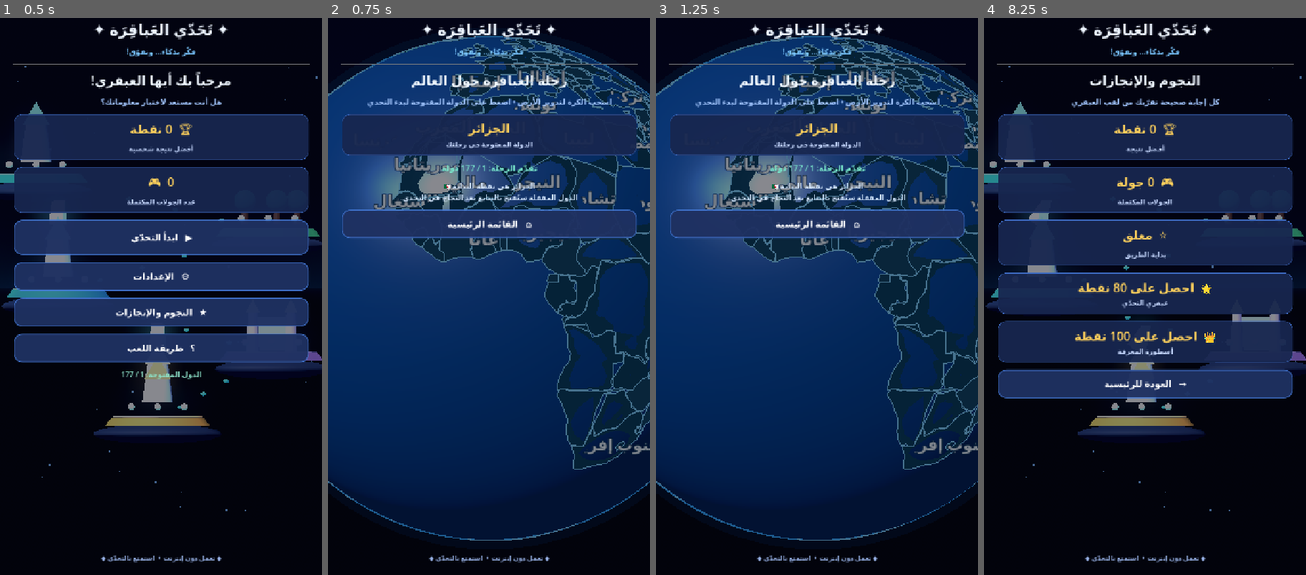
Above: before the commit, frames 1-4 (left to right).
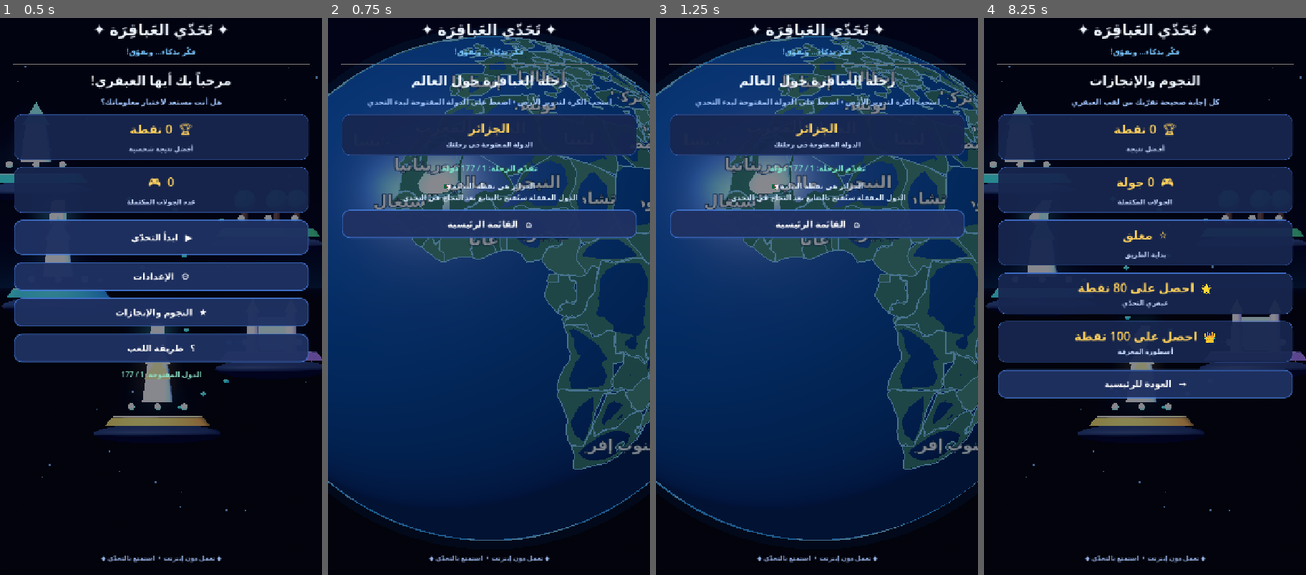
Above: after the commit, the same moments.

Repository: mahdialloui01-art/challenge-
Game: Godot game, scene res://scenes/main.tscn
Two runs of this game, one before a commit and one after it. Both use one fixed random seed, a clock stepped at 60 frames per second and the inputs below.
Inputs:
- Up to frame 1 (0.5 s): no input
- Up to frame 2 (0.75 s): click "▶ ابدأ التحدّي" at 0.5 s
- Up to frame 3 (1.25 s): no input
- Up to frame 4 (8.25 s): click "⌂ القائمة الرئيسية" at 1.25 s; click "⚙ الإعدادات" at 2 s; click "الموسيقى الحماسية: مفعّلة" at 2.75 s; click "الموسيقى الحماسية: متوقفة" at 3.5 s; click "اهتزاز عند الإجابة: متوقف" at 4.25 s; click "اهتزاز عند الإجابة: مفعّل" at 5 s; click "إظهار شرح الإجابات: مفعّل" at 5.75 s; click "إظهار شرح الإجابات: متوقف" at 6.5 s; click "→ العودة للرئيسية" at 7.25 s; click "★ النجوم والإنجازات" at 8 s

Frame 1 is identical in both runs. In frame 2, 11% of the frame differs, in the area x 0-100%, y 3-81%; in frame 3, 11%; in frame 4, less than 0.1%.

Commit message:
Improve globe land visibility and avoid selecting through the map header

Diff:
--- a/scripts/world_globe.gd
+++ b/scripts/world_globe.gd
@@ -154,6 +154,7 @@
     var land_mesh := ImmediateMesh.new()
     var land_material := StandardMaterial3D.new()
     land_material.albedo_color = Color("#397d68") if country_number % 3 == 0 else (Color("#47896e") if country_number % 3 == 1 else Color("#36745f"))
+    land_material.shading_mode = BaseMaterial3D.SHADING_MODE_UNSHADED
     land_material.roughness = 0.92
     land_material.cull_mode = BaseMaterial3D.CULL_DISABLED
     land_material.metallic = 0.0
@@ -274,7 +275,7 @@
     if not drag_active:
         return
     drag_active = false
-    if not pointer_moved and position.distance_to(drag_start) < 14.0:
+    if not pointer_moved and position.distance_to(drag_start) < 14.0 and position.y >= 540.0 and position.y <= 1080.0:
         _pick_country(position)
 
 func _pick_country(screen_position: Vector2) -> void:
